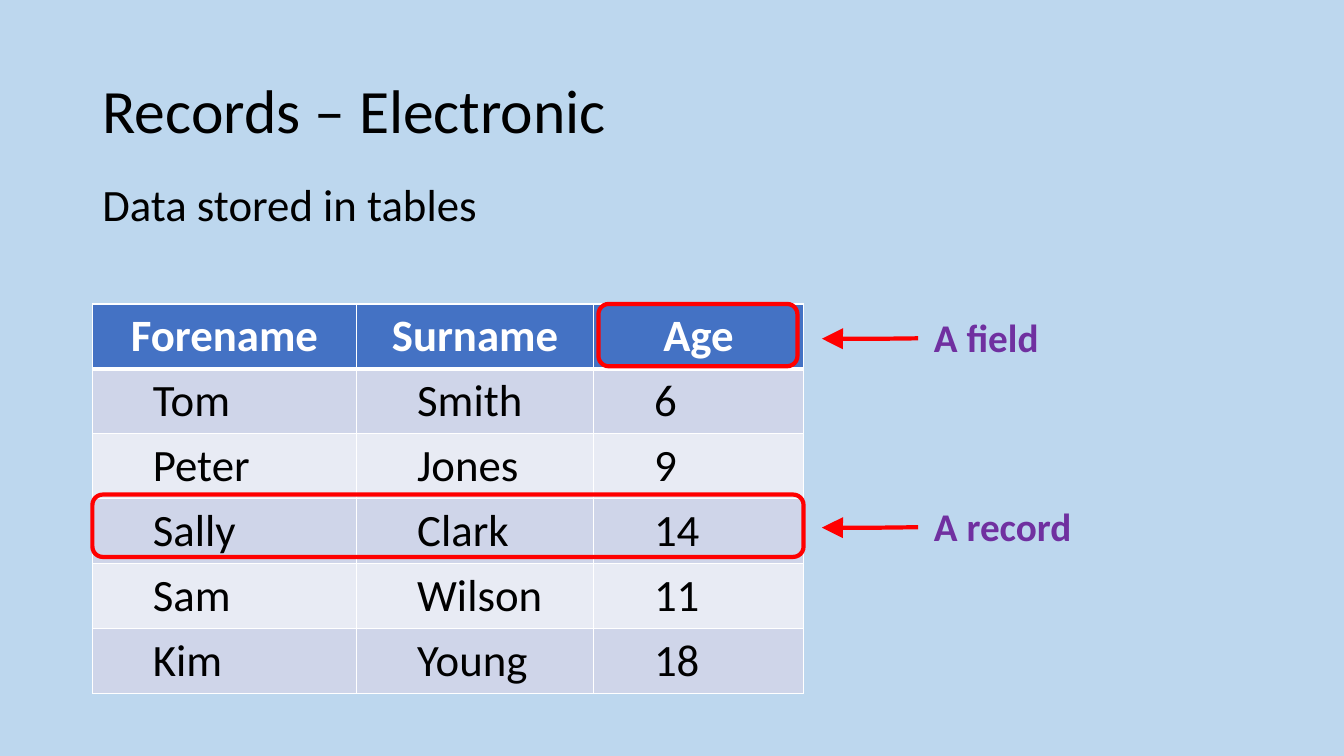
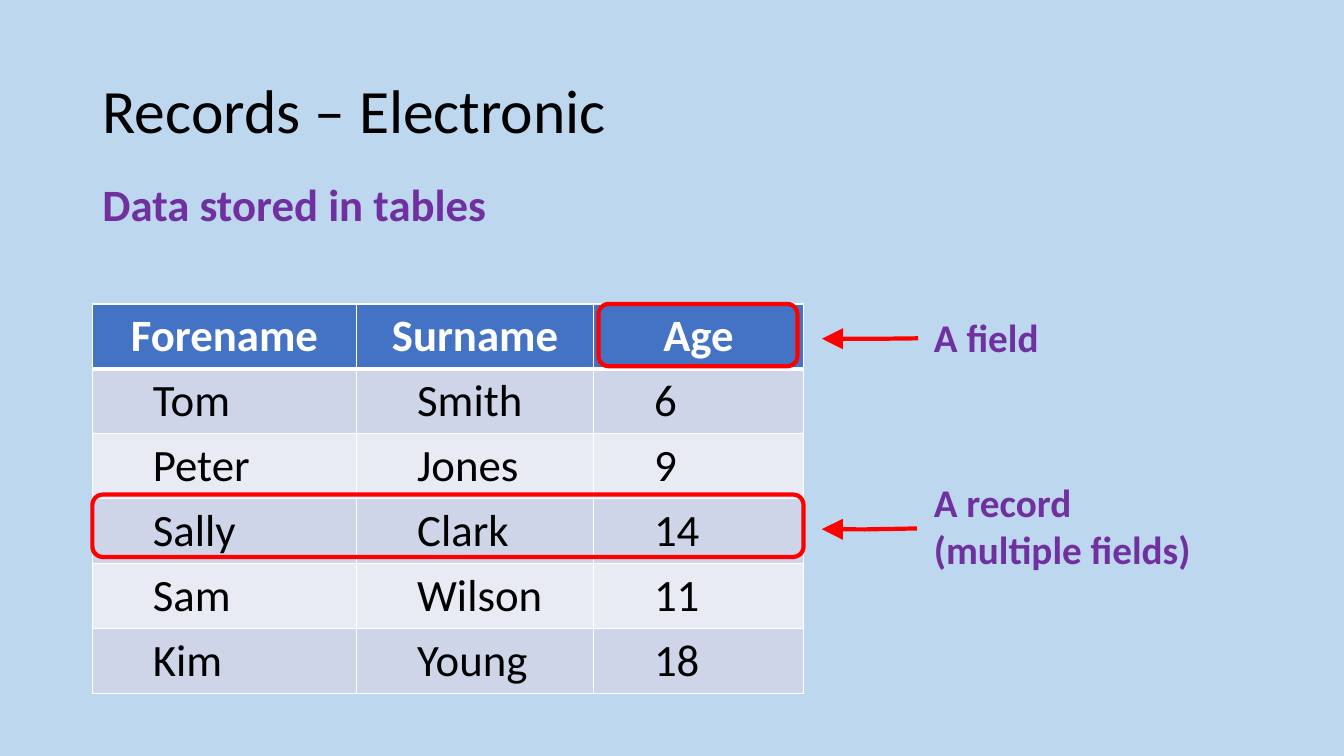
Before and after one commit to MrFriendCS/MrFriendCS.github.io, a slide deck: slide 7 of n5-cs/ddd/N5 CS DDD Slides.pptx. Drawn at 1344x756 pixels with LibreOffice and Linux fonts; fonts in the diff are those of the drawing. Boxes give left, top, right and bottom in pixels: in the first picture for what was removed or moved away, otherwise in the second. Text is boxed around its words. In the diff, an @@ line names an element or a change of style, - is before the commit and + after.

```diff
--- a/n5-cs/ddd/N5 CS DDD Slides.pptx
+++ b/n5-cs/ddd/N5 CS DDD Slides.pptx
@@ text "Data stored in tables" at (x1=102, y1=189, x2=486, y2=222): text colour #000000 to #7030A0, bold on @@
@@ callout "A record" resized from (x1=925, y1=499, x2=1187, y2=553) to (x1=925, y1=477, x2=1238, y2=575) @@
@@ callout "A record" at (x1=925, y1=477, x2=1238, y2=575): proportions changed @@
@@ text in callout at (x1=934, y1=535, x2=1191, y2=570): paragraph added @@
+(multiple fields)
```
Also in this commit, not shown: 21 other slides changed, 1 other file.
